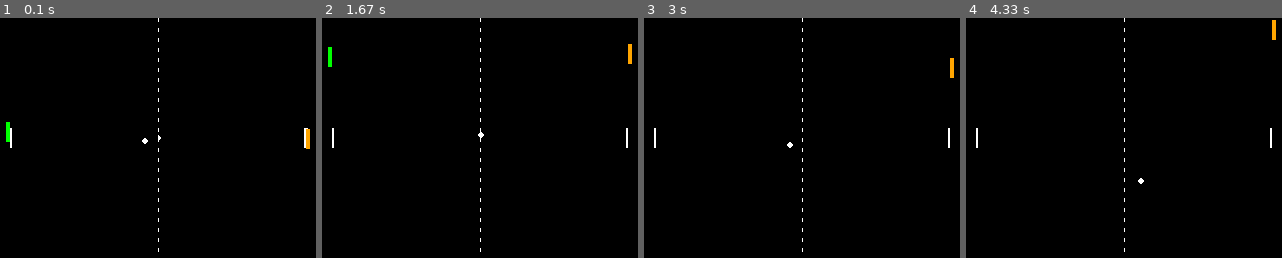
Above: before the commit, frames 1-4 (left to right).
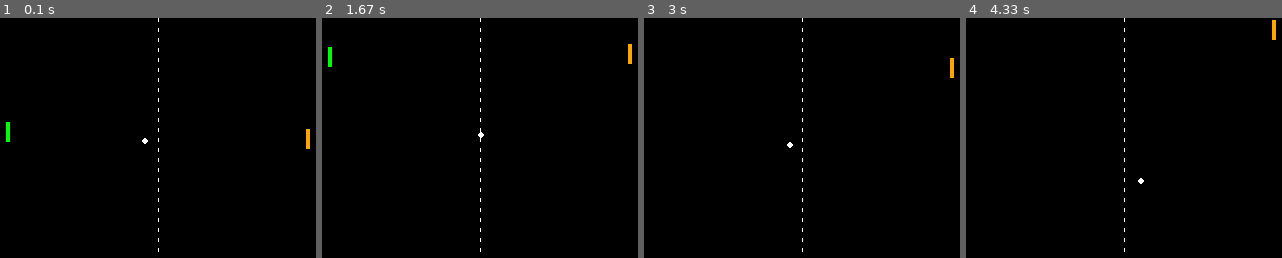
Above: after the commit, the same moments.

Repository: sebble/pyne-pong
Game: pygame game, started from pyne_game.py
The game is run twice, just before and just after one commit, with the same random seed, the same clock (stepped at 60 frames per second) and the same inputs.
Inputs:
- Up to frame 1 (0.1 s): no input
- Up to frame 2 (1.67 s): no input
- Up to frame 3 (3 s): no input
- Up to frame 4 (4.33 s): no input

The runs differ from the first frame. In frame 1, 0.1% of the frame differs, in the area x 3-98%, y 45-55%; in frame 2, 0.1%; in frame 3, 0.1%; in frame 4, 0.1%.

Commit message:
Automatic commit from Dropbox on behalf of SamFinnigan

Diff:
--- a/pyne_game.py
+++ b/pyne_game.py
@@ -67,18 +67,6 @@
     # draw background on screen
     screen.blit(background, (0, 0))
 
-    # draw a ball (color, position, radius)
-    x, y = width / 2, height / 2
-    pygame.draw.circle(screen, pygame.Color("white"), (x,y), 3)
-
-    # draw racket on the left
-    rectangle = pygame.Rect(10, (height/2)-10, 4, 20) # (x, y, width, height)
-    pygame.draw.rect(screen, pygame.Color("white"), rectangle)
-
-    # draw racket on the right
-    rectangle = pygame.Rect(310-4, (height/2)-10, 4, 20) # (x, y, width, height)
-    pygame.draw.rect(screen, pygame.Color("white"), rectangle)
-
     # display screen surface
     pygame.display.flip()
 
